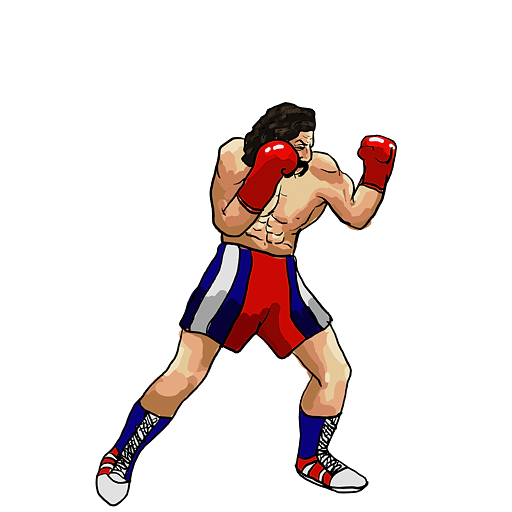
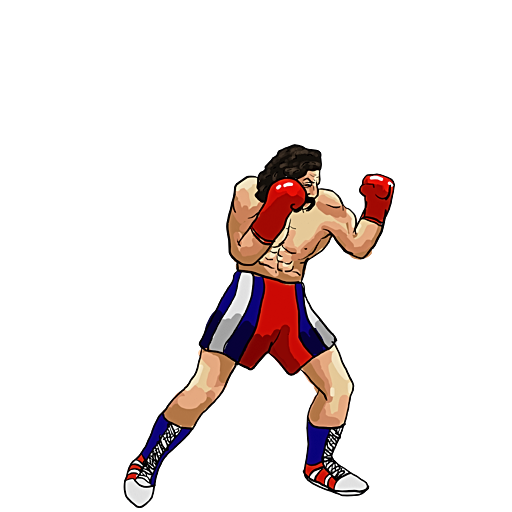
Before/after of a 512px x 512px layered artwork. What changed in the layer stack:
painted on "Stand" over (95, 102, 397, 508)
